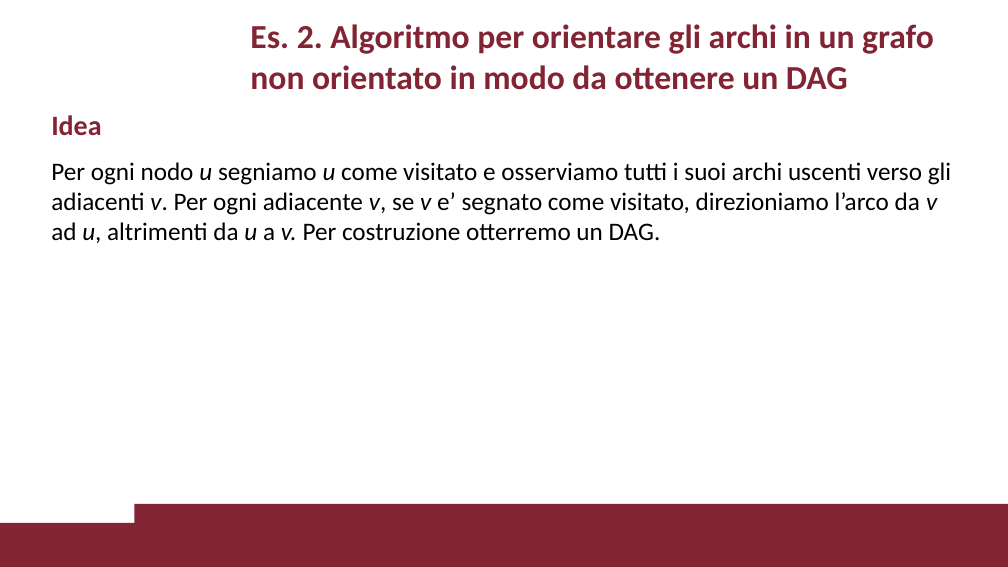
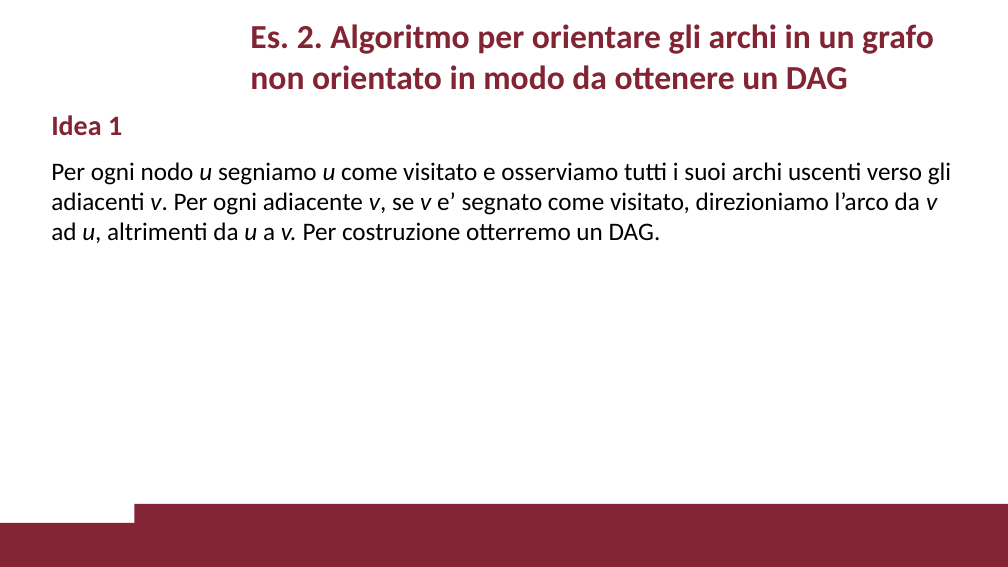
Before and after one commit to VincenzoImp/PDA, a slide deck: slide 7 of Esercitazione1/Esercitazione1.pptx. Drawn at 1008x567 pixels with LibreOffice and Linux fonts; fonts in the diff are those of the drawing; background and template pictures are left out. Boxes give left, top, right and bottom in pixels: in the first picture for what was removed or moved away, otherwise in the second. Text is boxed around its words. In the diff, an @@ line names an element or a change of style, - is before the commit and + after.

```diff
--- a/Esercitazione1/Esercitazione1.pptx
+++ b/Esercitazione1/Esercitazione1.pptx
@@ title at <box>51,115,122,135</box>: text changed @@
-Idea
+Idea 1
```
Also in this commit, not shown: 10 other slides changed, 5 slides added, 4 slides removed, 2 other files.
